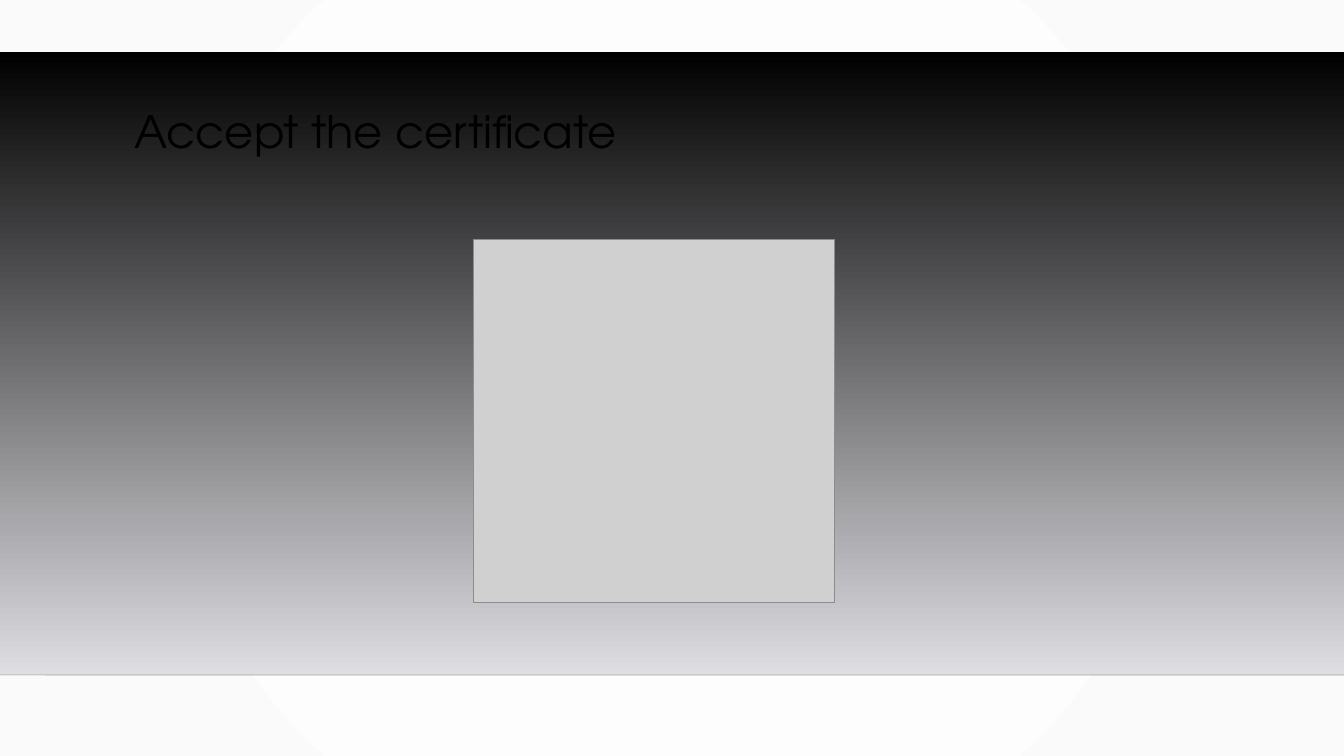
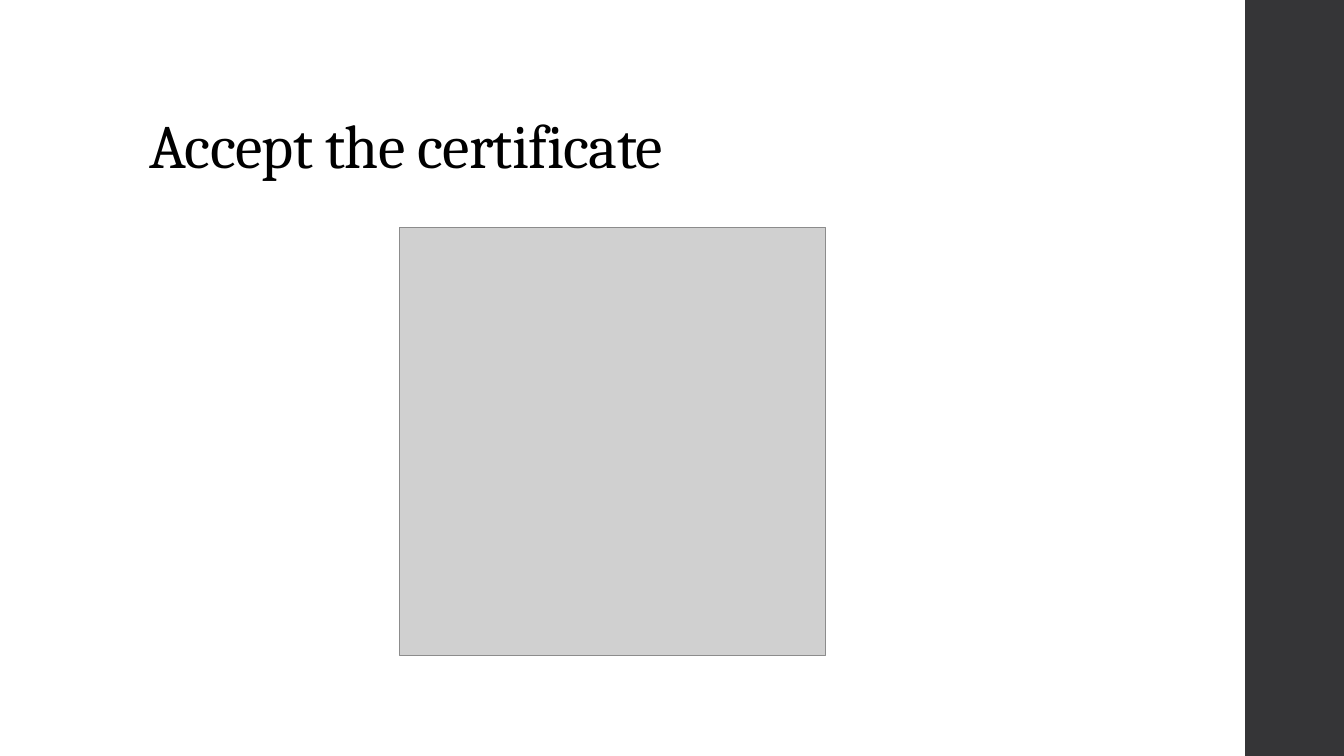
Before and after one commit to MGIS-UMN/GIS5577_week9, a slide deck: slide 16 of WebMapping_Backend.odp (slide 14 before the commit). Drawn at 1344x756 pixels with LibreOffice and Linux fonts; fonts in the diff are those of the drawing; grey boxes stand for pictures; background and template pictures are left out. Boxes give left, top, right and bottom in pixels: in the first picture for what was removed or moved away, otherwise in the second. Text is boxed around its words. In the diff, an @@ line names an element or a change of style, - is before the commit and + after.

```diff
--- a/WebMapping_Backend.odp
+++ b/WebMapping_Backend.odp
@@ background gradient #FFFFFF to #FAFAFA to #FFFFFF @@
@@ freeform shape added at box(1245, 0, 1344, 756), fill #353537 @@
@@ freeform shape removed at box(0, 51, 1344, 675) @@
@@ title "Accept the certificate": place and size @@
-title "Accept the certificate" at box(135, 95, 617, 172)
+title "Accept the certificate" at box(149, 124, 664, 181)
@@ title "Accept the certificate" at box(149, 124, 664, 181): size 32 to 44 pt, font TeX Gyre Adventor to Cambria, letter spacing 0 to -0.5 pt; vertical alignment top to bottom @@
@@ picture: place and size @@
-picture at box(473, 239, 834, 602)
+picture at box(399, 227, 826, 655)
@@ line removed from (0, 675) to (1344, 675) @@
```
Also in this commit, not shown: 17 other slides changed, 3 slides added, 1 slide removed, 1 other file.
